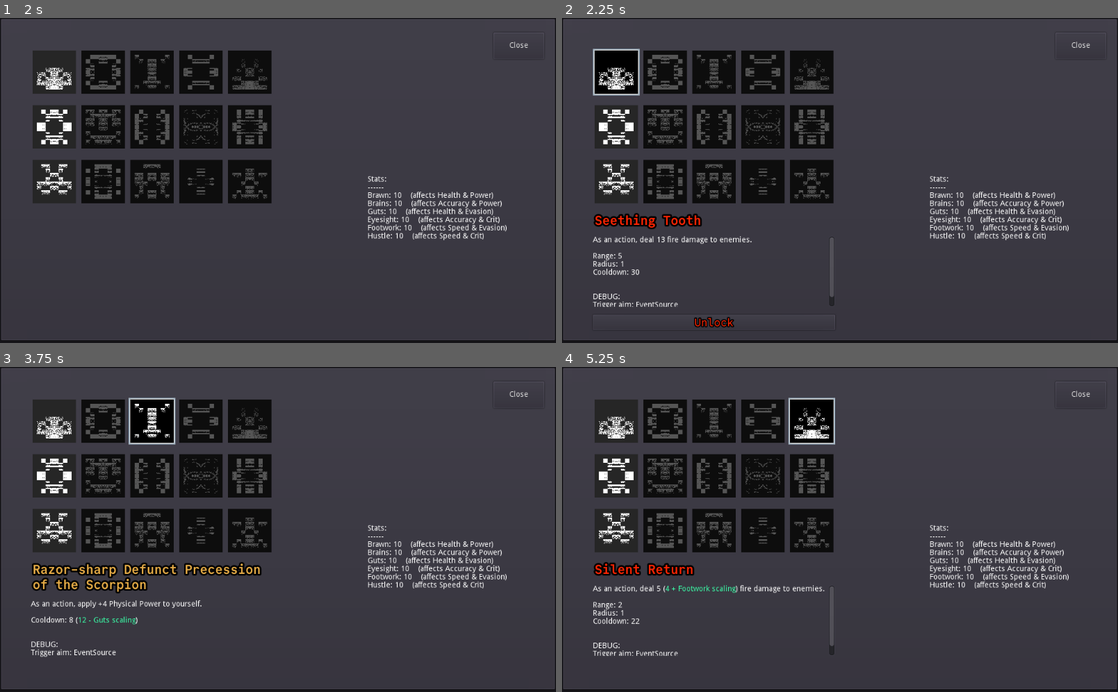
Above: before the commit, frames 1-4 (two rows, left to right).
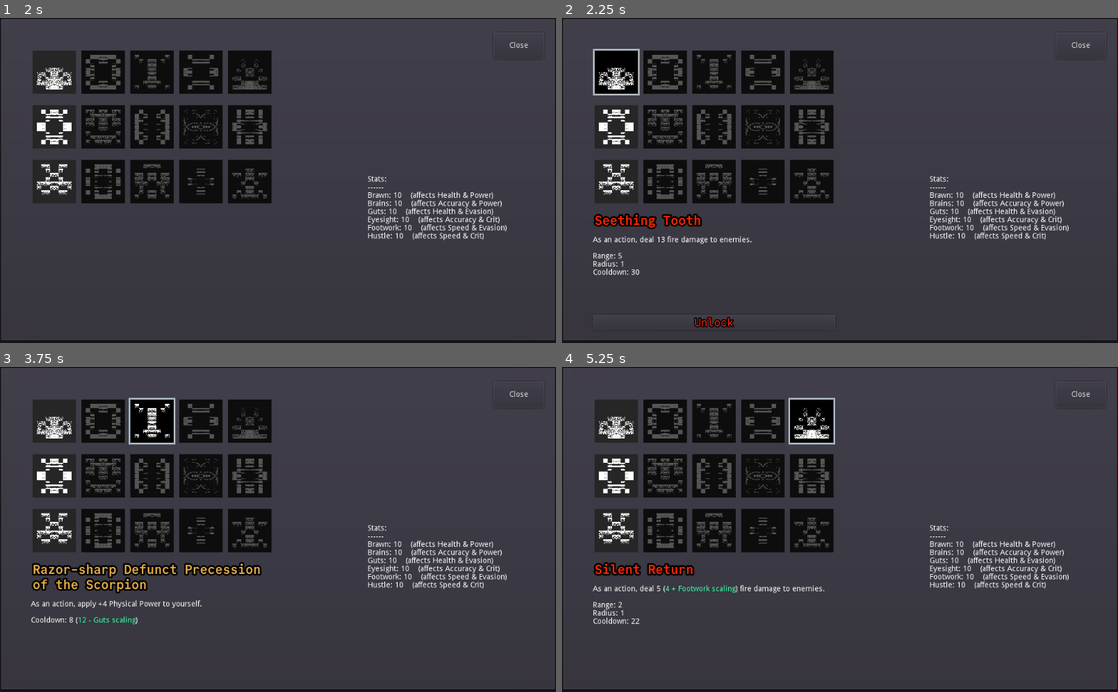
Above: after the commit, the same moments.

Repository: redxaxder/7DRL2024
Game: Godot game, scene res://main.tscn
Two runs of this game, one before a commit and one after it. Both use one fixed random seed, a clock stepped at 60 frames per second and the inputs below.
Inputs (mouse positions are in pixels of both pictures, inside the frame that each line leads up to):
- Up to frame 1 (2 s): click "Skill Tree" at 0.5 s; click (428, 317) at 1.25 s
- Up to frame 2 (2.25 s): click (617, 73) at 2.02 s
- Up to frame 3 (3.75 s): click (105, 422) at 2.77 s; click (150, 422) at 3.52 s
- Up to frame 4 (5.25 s): click (762, 422) at 4.27 s; click (812, 422) at 5.02 s

Frame 1 is identical in both runs. In frame 2, 0.2% of the frame differs, in the area x 5-49%, y 67-89%; in frame 3, 0.2%; in frame 4, 0.2%.

Commit message:
remove debug text

Diff:
--- a/data/skills/Ability.gd
+++ b/data/skills/Ability.gd
@@ -255,7 +255,7 @@
 
 
 	# DEBUG
-	var debug = true
+	var debug = false
 	if debug:
 		text += "\n"
 		text += "\n"
--- a/graphics/dragon.tscn
+++ b/graphics/dragon.tscn
@@ -1,7 +1,6 @@
 [gd_scene load_steps=2 format=2]
 
 [sub_resource type="StreamTexture" id=1]
-load_path = "res://.import/dargon.png-9f26f23d72c448dea985fa526434bad5.stex"
 
 [node name="Dragon" type="Sprite"]
 scale = Vector2( 8, 8 )
